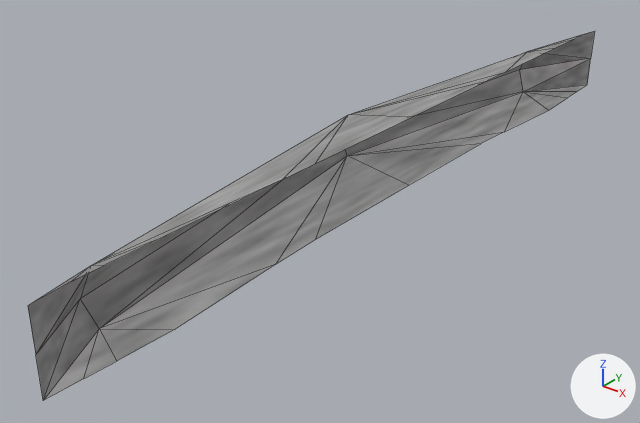
Two versions of the glTF model Rogue-Robots/Assets/Models/ModularBlocks/ShelfEnd3.gltf, one commit apart.
The view is the same before and after, from a 50 mm lens placed at (5.02, -3.97, 2.39), pointed at (2.1, -0.31, 0.12). Every picture has the same lights, and +X, +Y and +Z are marked at lower right. Mesh edges are drawn as thin lines. Vertices at the same position are counted once.

Objects in the first picture: 'ShelfEnd3'.
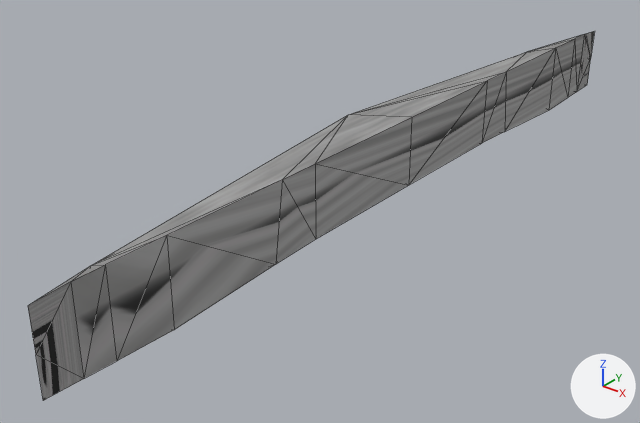
Edits to the bpy script that builds the scene:
```text
Change me_scene_039:
    used by ob_shelfend3; location = (0.0, 0.0, 0.0)
    remove me_scene_039.from_pydata(...)  # 37 vertices, 44 faces; spans x 1.93..2.5, y -2.5..2.5, z 0.24..0.71
    add me_scene_039.from_pydata(...)  # 37 vertices, 70 faces; spans x 1.93..2.5, y -2.5..2.5, z 0.24..0.71
    me_scene_039 part 1
    26 new faces join them
```

Where the change shows, as pixel boxes (x1, y1, x2, y2) in the pictures (640 x 423 px):
part 1 of me_scene_039, added
    after: (28, 31, 594, 400)
